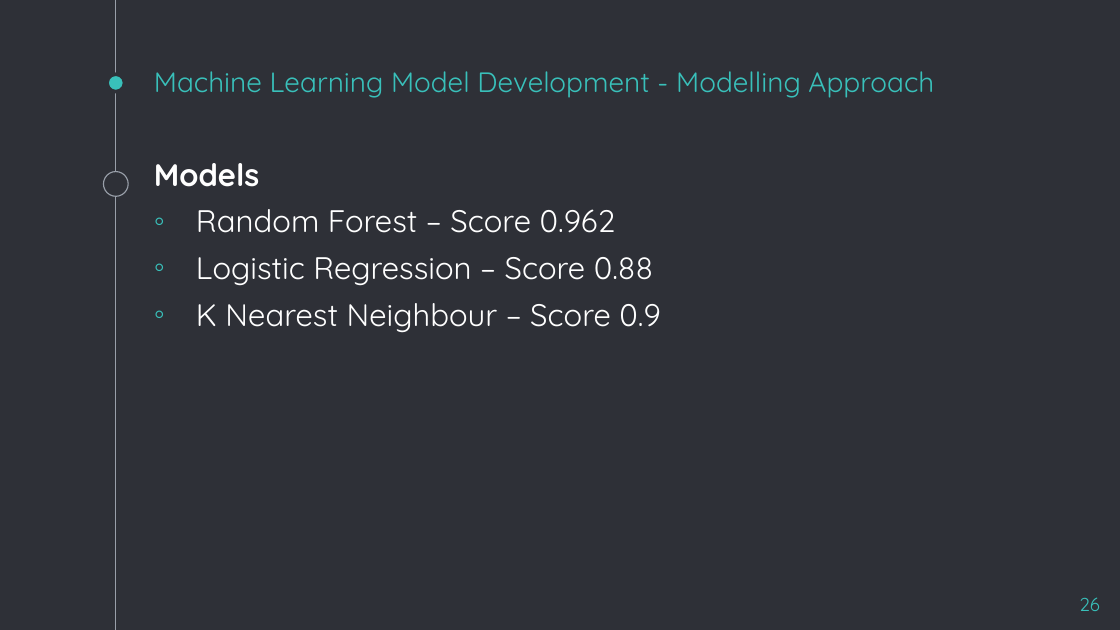
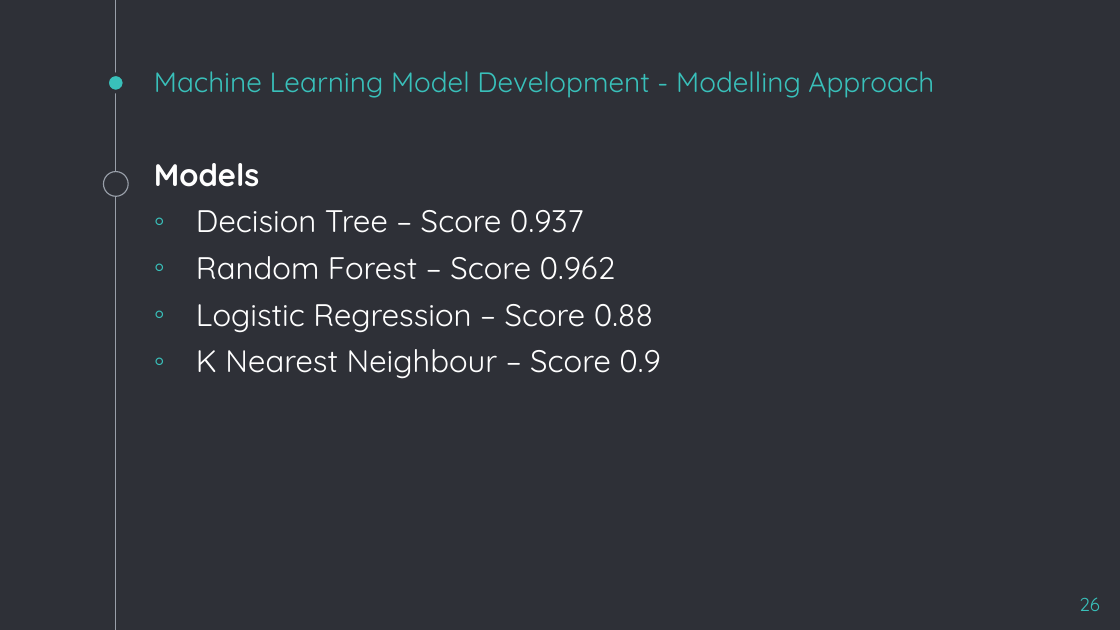
Before and after one commit to jMacProd/Machine-Learning-Credit-Card-Churn, a slide deck: slide 26 of Final Project - Presentation.pptx. Drawn at 1120x630 pixels with LibreOffice and Linux fonts; fonts in the diff are those of the drawing. Boxes give left, top, right and bottom in pixels: in the first picture for what was removed or moved away, otherwise in the second. Text is boxed around its words. In the diff, an @@ line names an element or a change of style, - is before the commit and + after.

Commit message:
Small change to ML slide

```diff
--- a/Final Project - Presentation.pptx
+++ b/Final Project - Presentation.pptx
@@ text at (196, 210, 584, 233): paragraph added @@
+◦ Decision Tree – Score 0.937
```
